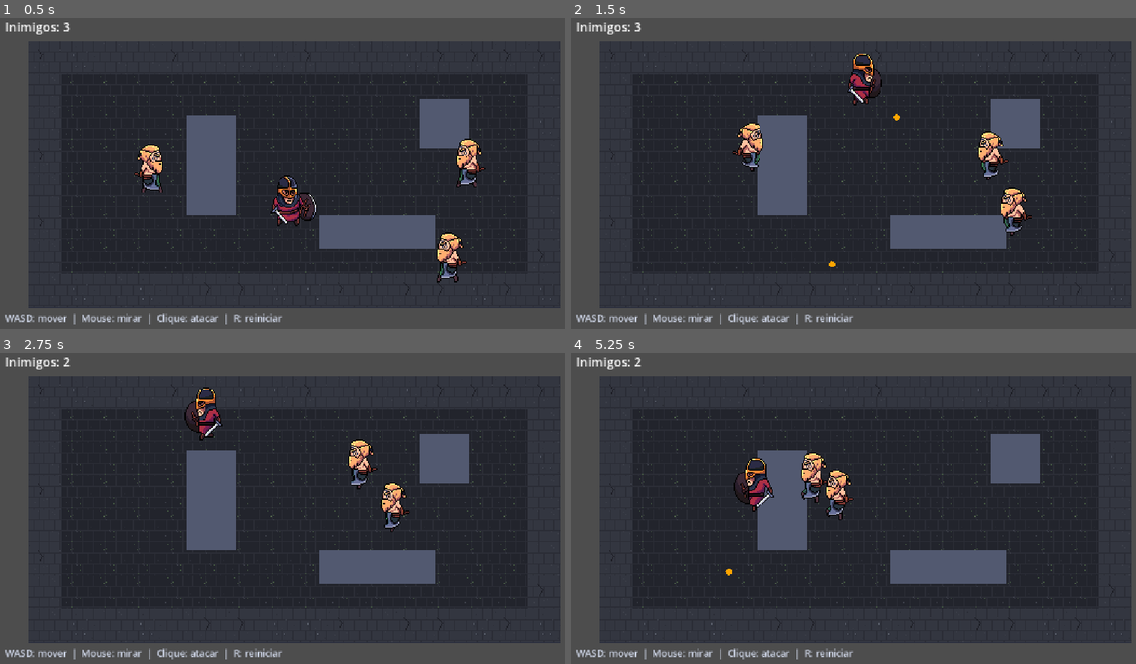
Above: before the commit, frames 1-4 (two rows, left to right).
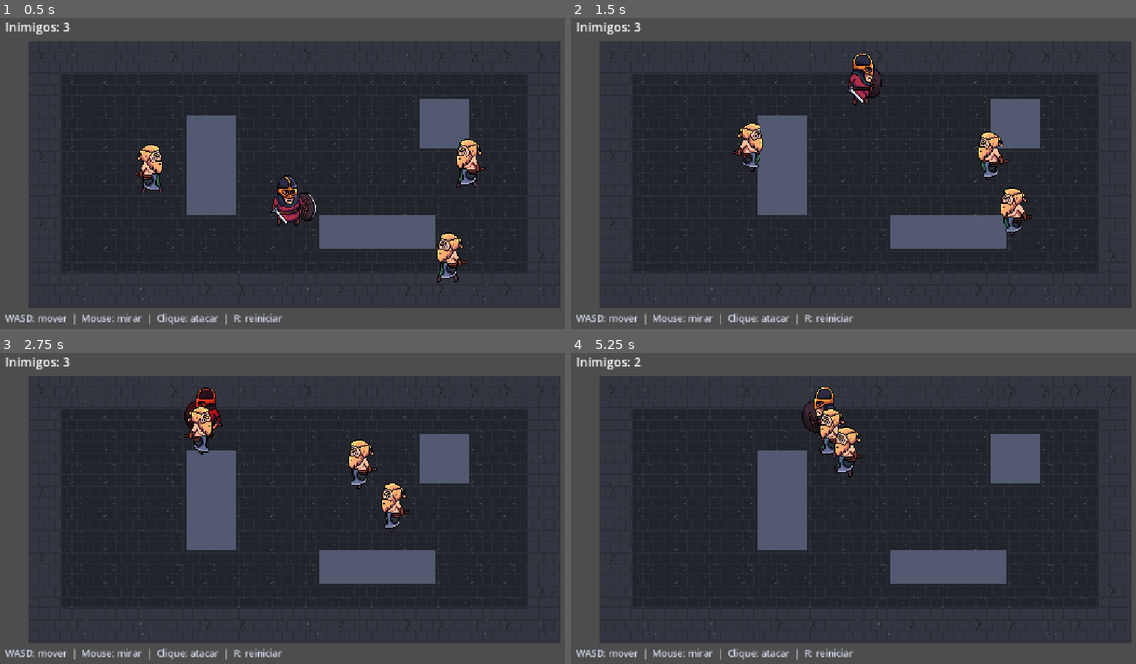
Above: after the commit, the same moments.

Repository: AntonioBMN/tower-champion
Game: Godot game, scene res://main.tscn
The game is run twice, just before and just after one commit, with the same random seed, the same clock (stepped at 60 frames per second) and the same inputs.
Inputs (mouse positions are in pixels of both pictures, inside the frame that each line leads up to):
- Up to frame 1 (0.5 s): no input
- Up to frame 2 (1.5 s): move the mouse to (836, 245) at 0.52 s; press the mouse at (836, 245) at 0.53 s; hold W (move_up) from 0.53 s (still down); move the mouse to (1045, 226) at 1.27 s; release the mouse at (1045, 226) at 1.28 s; click (1045, 226) at 1.35 s
- Up to frame 3 (2.75 s): move the mouse to (113, 461) at 2.02 s; release W (move_up) at 2.03 s; press the mouse at (113, 461) at 2.03 s; hold A (move_left) from 2.03 s (still down)
- Up to frame 4 (5.25 s): move the mouse to (893, 511) at 2.77 s; release the mouse at (893, 511) at 2.78 s; click (893, 511) at 2.85 s; move the mouse to (774, 427) at 3.52 s; release A (move_left) at 3.53 s; press the mouse at (774, 427) at 3.53 s; hold S (move_down) 3.53-4.28 s; move the mouse to (994, 492) at 4.27 s; release the mouse at (994, 492) at 4.28 s; hold D (move_right) 4.28-5.03 s; click (994, 492) at 4.35 s; move the mouse to (746, 527) at 5.02 s; press the mouse at (746, 527) at 5.03 s; hold W (move_up) from 5.03 s (still down)

Frame 1 is identical in both runs. In frame 2, less than 0.1% of the frame differs, in the area x 45-59%, y 30-80%; in frame 3, 0.7%; in frame 4, 2.9%, in the area x 27-52%, y 11-72%.

Commit message:
feat: implement basic sword attack

Diff:
--- a/player.gd
+++ b/player.gd
@@ -1,23 +1,36 @@
 extends CharacterBody2D
-
-const PROJECTILE_SCENE: PackedScene = preload("res://projectile.tscn")
 
 @export var speed: float = 250.0
 @export var max_health: int = 5
+
+@export_group("Sword Attack")
+@export_range(1, 100, 1) var attack_damage: int = 1
+@export_range(16.0, 256.0, 1.0) var attack_range: float = 90.0
+@export_range(16.0, 160.0, 1.0) var attack_width: float = 56.0
+@export_range(0.05, 3.0, 0.05) var attack_interval: float = 0.45
+@export_range(0.05, 1.0, 0.01) var attack_active_duration: float = 0.12
 
 var current_health: int
 var is_invulnerable: bool = false
 var is_dead: bool = false
+var attack_active: bool = false
+var hit_targets: Dictionary = {}
 
 @onready var animated_sprite: AnimatedSprite2D = $AnimatedSprite2D
 @onready var aim_pivot: Node2D = $AimPivot
-@onready var muzzle: Marker2D = $AimPivot/Muzzle
-@onready var shoot_cooldown: Timer = $ShootCooldown
+@onready var sword_attack: Area2D = $SwordAttack
+@onready var attack_collision: CollisionShape2D = (
+	$SwordAttack/CollisionShape2D
+)
+@onready var attack_visual: Polygon2D = $SwordAttack/AttackVisual
+@onready var attack_cooldown: Timer = $AttackCooldown
 @onready var invulnerability_timer: Timer = $InvulnerabilityTimer
 
 
 func _ready() -> void:
 	current_health = max_health
+	configure_sword_attack()
+	sword_attack.body_entered.connect(_on_sword_attack_body_entered)
 	invulnerability_timer.timeout.connect(
 		_on_invulnerability_timer_timeout
 	)
@@ -41,7 +54,7 @@
 
 	update_animation(direction)
 	update_aim()
-	handle_shooting()
+	handle_attack_input()
 
 
 func update_animation(direction: Vector2) -> void:
@@ -61,22 +74,84 @@
 		animated_sprite.flip_h = aim_direction.x < 0.0
 
 
-func handle_shooting() -> void:
-	if Input.is_action_pressed("shoot") and shoot_cooldown.is_stopped():
-		shoot()
-
-
-func shoot() -> void:
-	var projectile := PROJECTILE_SCENE.instantiate() as Projectile
-
-	get_tree().current_scene.add_child(projectile)
-
-	projectile.global_position = muzzle.global_position
-	projectile.direction = Vector2.RIGHT.rotated(
-		aim_pivot.global_rotation
-	)
-
-	shoot_cooldown.start()
+func configure_sword_attack() -> void:
+	attack_cooldown.wait_time = attack_interval
+
+	var attack_shape := attack_collision.shape as RectangleShape2D
+	attack_shape.size = Vector2(attack_range, attack_width)
+	attack_collision.position = Vector2(attack_range * 0.5, 0.0)
+
+	var half_width := attack_width * 0.5
+	attack_visual.polygon = PackedVector2Array([
+		Vector2.ZERO,
+		Vector2(attack_range - 12.0, -half_width),
+		Vector2(attack_range, 0.0),
+		Vector2(attack_range - 12.0, half_width),
+	])
+
+
+func handle_attack_input() -> void:
+	if (
+		Input.is_action_pressed("attack")
+		and attack_cooldown.is_stopped()
+		and not attack_active
+	):
+		perform_sword_attack()
+
+
+func perform_sword_attack() -> void:
+	attack_active = true
+	hit_targets.clear()
+	attack_cooldown.start()
+
+	# Lock the hitbox to the direction selected at the start of the swing.
+	sword_attack.rotation = aim_pivot.rotation
+	attack_collision.set_deferred("disabled", false)
+	show_attack_feedback()
+
+	await get_tree().physics_frame
+
+	for body in sword_attack.get_overlapping_bodies():
+		try_damage_attack_target(body)
+
+	await get_tree().create_timer(attack_active_duration).timeout
+
+	attack_collision.set_deferred("disabled", true)
+	attack_active = false
+	attack_visual.hide()
+
+
+func try_damage_attack_target(body: Node) -> void:
+	if not attack_active or not is_instance_valid(body):
+		return
+
+	if not body.is_in_group("enemies") or not body.has_method("take_damage"):
+		return
+
+	var target_id := body.get_instance_id()
+
+	if hit_targets.has(target_id):
+		return
+
+	hit_targets[target_id] = true
+	body.take_damage(attack_damage)
+
+
+func _on_sword_attack_body_entered(body: Node2D) -> void:
+	try_damage_attack_target(body)
+
+
+func show_attack_feedback() -> void:
+	attack_visual.show()
+	attack_visual.modulate = Color(1.0, 0.9, 0.35, 0.8)
+
+	var tween := create_tween()
+	tween.tween_property(
+		attack_visual,
+		"modulate:a",
+		0.15,
+		attack_active_duration
+	)
 
 
 func take_damage(amount: int) -> void:
--- a/player.tscn
+++ b/player.tscn
@@ -111,6 +111,9 @@
 [sub_resource type="RectangleShape2D" id="RectangleShape2D_1hrjj"]
 size = Vector2(24, 28)
 
+[sub_resource type="RectangleShape2D" id="RectangleShape2D_sword_attack"]
+size = Vector2(90, 56)
+
 [node name="Player" type="CharacterBody2D" unique_id=2135934186 groups=["player"]]
 collision_mask = 12
 motion_mode = 1
@@ -131,11 +134,25 @@
 [node name="AimPivot" type="Node2D" parent="." unique_id=369681586]
 position = Vector2(-4, 53)
 
-[node name="Muzzle" type="Marker2D" parent="AimPivot" unique_id=140239185]
-position = Vector2(1, -3)
+[node name="SwordAttack" type="Area2D" parent="." unique_id=1466428660]
+position = Vector2(-4, 53)
+collision_layer = 0
+collision_mask = 4
+monitorable = false
 
-[node name="ShootCooldown" type="Timer" parent="." unique_id=85725379]
-wait_time = 0.25
+[node name="CollisionShape2D" type="CollisionShape2D" parent="SwordAttack" unique_id=1746211182]
+position = Vector2(45, 0)
+shape = SubResource("RectangleShape2D_sword_attack")
+disabled = true
+
+[node name="AttackVisual" type="Polygon2D" parent="SwordAttack" unique_id=2041840615]
+visible = false
+z_index = 1
+polygon = PackedVector2Array(0, 0, 78, -28, 90, 0, 78, 28)
+color = Color(1, 0.9, 0.35, 0.8)
+
+[node name="AttackCooldown" type="Timer" parent="." unique_id=85725379]
+wait_time = 0.45
 one_shot = true
 
 [node name="InvulnerabilityTimer" type="Timer" parent="." unique_id=1236191244]
--- a/project.godot
+++ b/project.godot
@@ -44,7 +44,7 @@
 "events": [Object(InputEventKey,"resource_local_to_scene":false,"resource_name":"","device":-1,"window_id":0,"alt_press …(192 unchanged characters)…
 ]
 }
-shoot={
+attack={
 "deadzone": 0.2,
 "events": [Object(InputEventMouseButton,"resource_local_to_scene":false,"resource_name":"","device":-1,"window_id":0,"a …(253 unchanged characters)…
 ]
